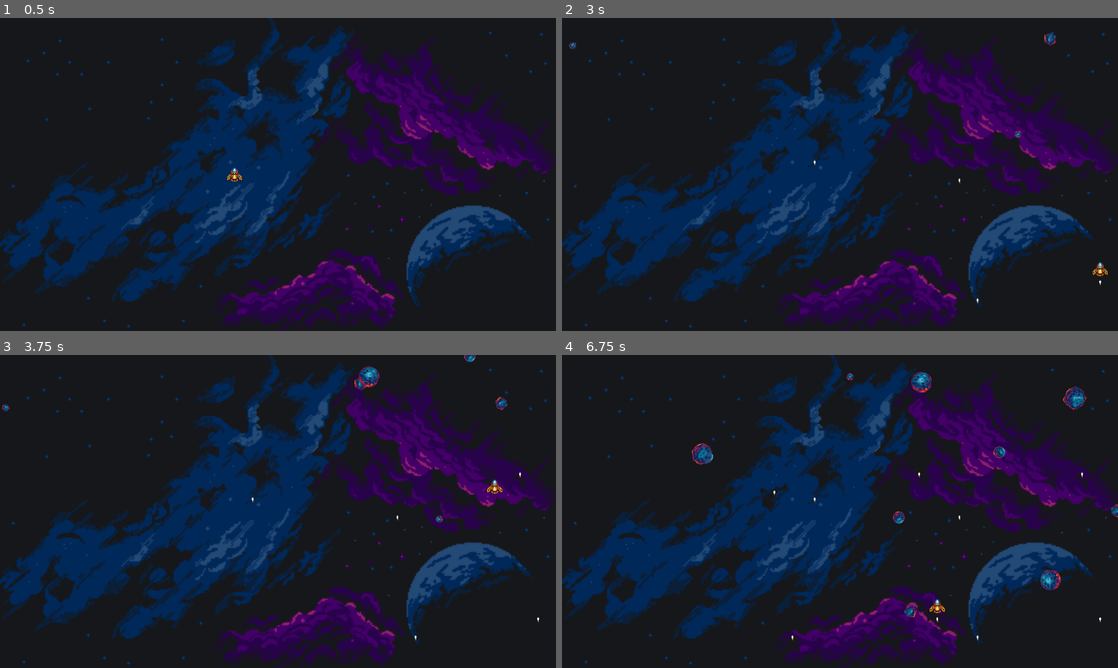
Above: before the commit, frames 1-4 (two rows, left to right).
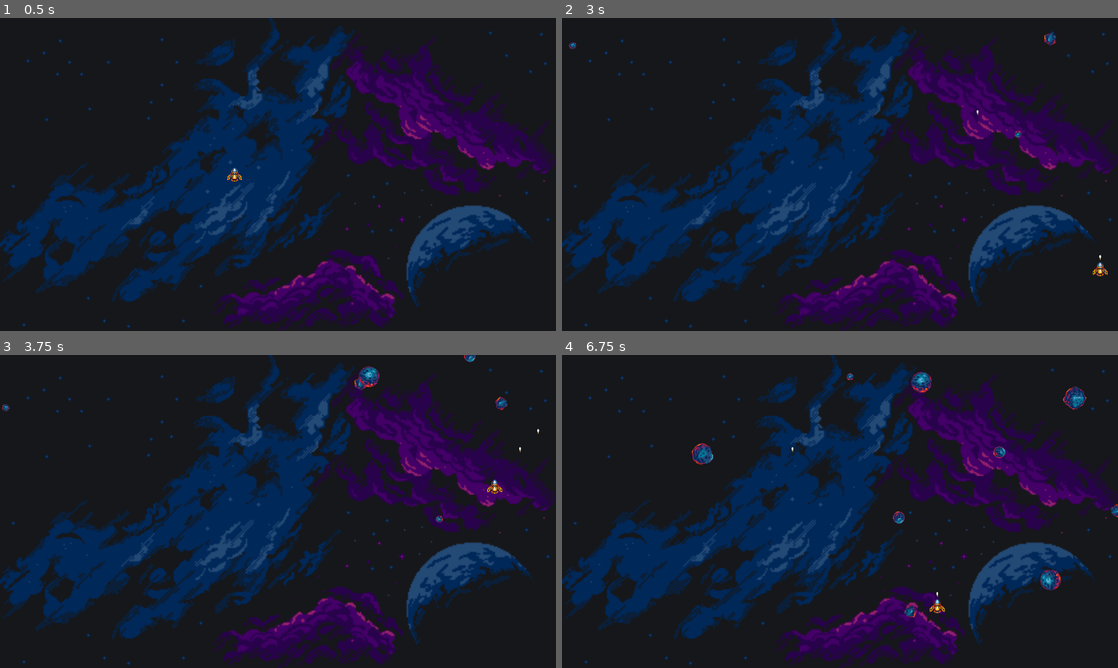
Above: after the commit, the same moments.

Repository: arantebw/reoasteroids
Game: Godot game, scene res://scenes/level.tscn
Same seed, same stepped clock (60 frames per second), same inputs: the game is played once before the commit and once after it.
Inputs:
- Up to frame 1 (0.5 s): no input
- Up to frame 2 (3 s): tap Enter at 0.5 s; hold Right (right) 0.53-1.28 s; tap Space (shoot) every 0.75 s from 0.6 to 2.85 s; hold Down (down) 1.28-2.03 s; hold Right (right) 2.03-2.78 s; hold Up (up) from 2.78 s (still down)
- Up to frame 3 (3.75 s): release Up (up) at 3.53 s; hold Left (left) from 3.53 s (still down); tap Space (shoot) at 3.6 s
- Up to frame 4 (6.75 s): tap Space (shoot) every 0.75 s from 4.35 to 6.6 s; release Left (left) at 5.03 s; hold Down (down) 5.03-5.78 s; hold Right (right) 5.78-6.53 s; hold Up (up) from 6.53 s (still down)

Frame 1 is identical in both runs. In frame 2, less than 0.1% of the frame differs, in the area x 45-97%, y 29-92%; in frame 3, less than 0.1%; in frame 4, less than 0.1%, in the area x 38-97%, y 29-92%.

Commit message:
feat(lecture-5): ✨ add bullet change y position

Diff:
--- /dev/null
+++ b/scenes/bullet.gd
@@ -0,0 +1,7 @@
+extends Area2D
+
+@export var SPEED := 500
+
+
+func _process(delta: float) -> void:
+	position.y -= SPEED * delta
--- a/scenes/bullet.tscn
+++ b/scenes/bullet.tscn
@@ -1,5 +1,6 @@
-[gd_scene load_steps=3 format=3 uid="uid://be0rp8lwalfvd"]
+[gd_scene load_steps=4 format=3 uid="uid://be0rp8lwalfvd"]
 
+[ext_resource type="Script" path="res://scenes/bullet.gd" id="1_hv2xc"]
 [ext_resource type="Texture2D" uid="uid://bi4363v4ara1t" path="res://sprites/fx/bullet/bullet1.png" id="1_l8xq2"]
 
 [sub_resource type="CapsuleShape2D" id="CapsuleShape2D_6kjcx"]
@@ -9,6 +10,7 @@
 [node name="Bullet" type="Area2D"]
 collision_layer = 8
 collision_mask = 2
+script = ExtResource("1_hv2xc")
 
 [node name="Sprite2D" type="Sprite2D" parent="."]
 rotation = -1.5708
--- a/scenes/player.gd
+++ b/scenes/player.gd
@@ -10,7 +10,7 @@
 	position = Vector2(540, 360)
 
 
-func _process(delta: float) -> void:
+func _process(_delta: float) -> void:
 	var direction = Input.get_vector("left", "right", "up", "down")
 	velocity = direction * SPEED
 	move_and_slide()
